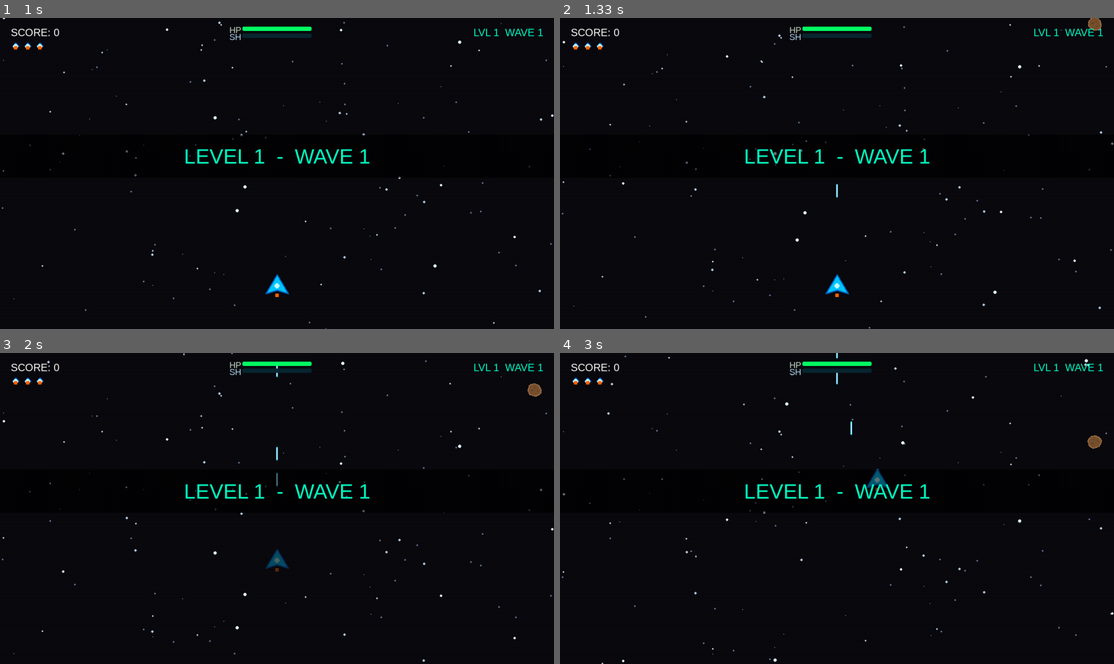
Above: before the commit, frames 1-4 (two rows, left to right).
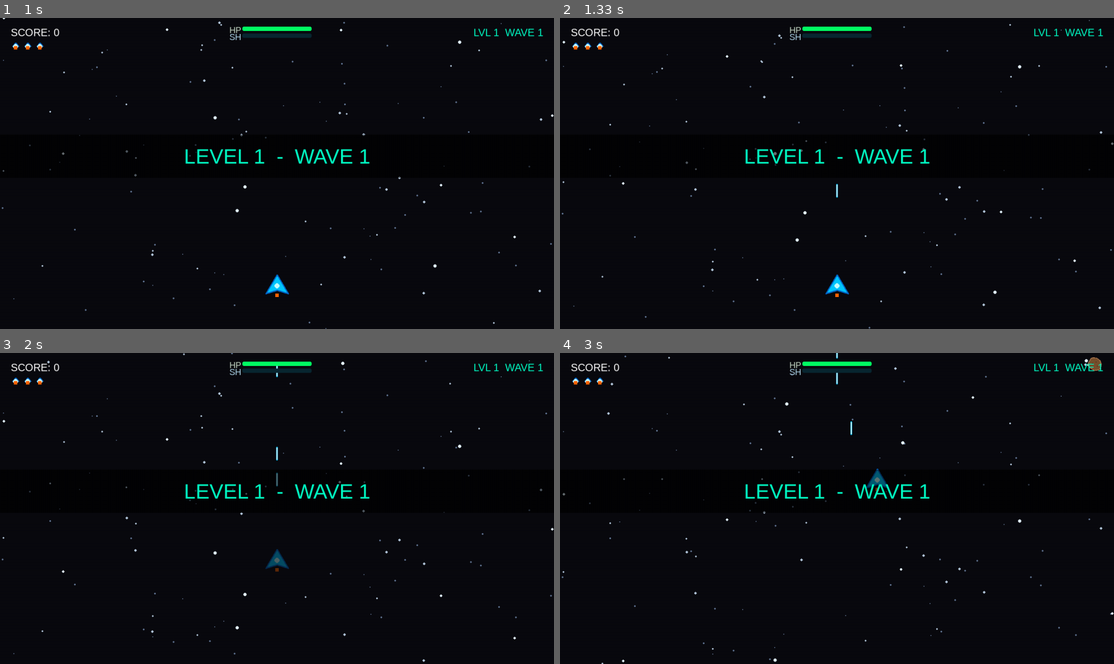
Above: after the commit, the same moments.

Repository: abdulqudoos181005/learning_pygame
Game: pygame game, started from src/game.py
Same seed, same stepped clock (60 frames per second), same inputs: the game is played once before the commit and once after it.
Inputs (mouse positions are in pixels of both pictures, inside the frame that each line leads up to):
- Up to frame 1 (1 s): click "Play Game" at 0.38 s; click "LEVEL 1" at 0.72 s
- Up to frame 2 (1.33 s): tap Space at 1 s
- Up to frame 3 (2 s): hold Esc 1.33-1.8 s; hold Up 1.33-1.8 s; move the mouse to (144, 511) at 1.37 s; tap Space at 1.4, 1.7 s; tap S at 1.88 s
- Up to frame 4 (3 s): hold Up 2.22-2.68 s; move the mouse to (920, 399) at 2.25 s; tap Space at 2.28, 2.58, 2.83 s; hold Right from 2.77 s (still down); move the mouse to (903, 536) at 2.8 s

Frame 1 is identical in both runs. In frame 2, less than 0.1% of the frame differs, in the area x 95-98%, y 0-5%; in frame 3, less than 0.1%; in frame 4, 0.2%, in the area x 95-98%, y 1-31%.

Commit message:
fixed the bugs in the 6th sprint

Diff:
--- a/src/sprites.py
+++ b/src/sprites.py
@@ -414,6 +414,7 @@
     SIZES = ("small", "medium", "large")
     COLORS = ("brown", "grey")
     DAMAGE_BY_SIZE = {"small": 8, "medium": 15, "large": 25}
+    HEALTH_BY_SIZE = {"small": 25, "medium": 45, "large": 70}
     SIZE_TO_SCALE = {"small": 32, "medium": 48, "large": 64}
 
     def __init__(self, game, x=None, y=None, size=None, color=None):
@@ -422,6 +423,8 @@
         self.size = size or random.choice(self.SIZES)
         self.color = color or random.choice(self.COLORS)
         self.damage = self.DAMAGE_BY_SIZE[self.size]
+        self.max_health = self.HEALTH_BY_SIZE[self.size]
+        self.health = self.max_health
 
         scale = self.SIZE_TO_SCALE[self.size]
         self.image = self.game.assets.get_image(f"asteroid_{self.size}_{self.color}", scale, scale)
@@ -431,16 +434,29 @@
         self.speed_x = random.uniform(-30, 30)
         self.spin = random.uniform(-35, 35)
         self.rotation = random.uniform(0, 360)
-
-    def update(self, dt):
-        self.rect.x += self.speed_x * dt
+        self.wobble = random.uniform(0, math.tau)
+        self.wobble_speed = random.uniform(0.7, 2.2)
+
+    def get_hit(self, damage):
+        self.health -= damage
+        if self.health <= 0:
+            self.kill()
+            return True
+        return False
+
+    def update(self, dt):
+        drift = math.sin(self.wobble) * 10
+        self.rect.x += (self.speed_x + drift) * dt
         self.rect.y += self.speed_y * dt
+        self.wobble += self.wobble_speed * dt
         self.rotation += self.spin * dt
-        self.image = pg.transform.rotate(self.game.assets.get_image(
+
+        base = self.game.assets.get_image(
             f"asteroid_{self.size}_{self.color}",
             self.SIZE_TO_SCALE[self.size],
             self.SIZE_TO_SCALE[self.size],
-        ), self.rotation)
+        )
+        self.image = pg.transform.rotate(base, self.rotation)
         self.rect = self.image.get_rect(center=self.rect.center)
 
         if self.rect.top > self.game.height + 40 or self.rect.left > self.game.width + 50 or self.rect.right < -50:
--- a/src/states.py
+++ b/src/states.py
@@ -417,6 +417,7 @@
         self.all_sprites.add(self.player)
         self.player.base_laser_tier = self._laser_tier_for_level(self.selected_level)
         self.player.activate_invincibility(4.0)
+        self.asteroid_timer = 1.5
 
         # Game stats
         self.score = 0
@@ -535,19 +536,57 @@
         # 6. COLLISION CHECKS
         self._check_collisions()
 
-    def _spawn_asteroid(self):
+    def _spawn_asteroid(self, size=None, x=None, y=None, color=None):
         """Spawns a hazard asteroid from the top of the screen."""
-        size = random.choices(["small", "medium", "large"], weights=[0.55, 0.30, 0.15])[0]
-        asteroid = Asteroid(self.game, x=random.randint(40, self.game.width - 40), y=-60, size=size)
+        size = size or random.choices(["small", "medium", "large"], weights=[0.55, 0.30, 0.15])[0]
+        asteroid = Asteroid(self.game, x=x or random.randint(40, self.game.width - 40), y=y or -60, size=size, color=color)
         self.asteroids.add(asteroid)
         self.all_sprites.add(asteroid)
+        return asteroid
+
+    def _break_asteroid(self, asteroid):
+        """Break a larger asteroid into smaller, damaging chunks."""
+        if asteroid.size == "small":
+            return
+
+        next_sizes = {"large": ["medium", "medium"], "medium": ["small", "small"]}
+        for child_size in next_sizes[asteroid.size]:
+            child = self._spawn_asteroid(
+                size=child_size,
+                x=asteroid.rect.centerx + random.randint(-12, 12),
+                y=asteroid.rect.centery + random.randint(-12, 12),
+                color=asteroid.color,
+            )
+            child.speed_x = asteroid.speed_x * 1.2 + random.uniform(-30, 30)
+            child.speed_y = asteroid.speed_y * 0.9 + random.uniform(15, 45)
+            child.rotation = random.uniform(0, 360)
+            child.spin = random.uniform(-80, 80)
 
     def _check_collisions(self):
         """Handles hitbox intersections between game elements."""
+
+        asteroid_hits = pg.sprite.groupcollide(self.asteroids, self.player_lasers, False, True)
+        for asteroid, lasers in asteroid_hits.items():
+            for laser in lasers:
+                if asteroid.get_hit(laser.damage):
+                    spawn_explosion(self.particles, asteroid.rect.centerx, asteroid.rect.centery, color=(170, 120, 80), count=24)
+                    self._break_asteroid(asteroid)
+                    self.score += asteroid.max_health // 2
+                    break
+                spawn_sparks(self.particles, laser.rect.centerx, laser.rect.centery, (0, 0), color=(255, 180, 120), count=6)
+
+        missile_hits = pg.sprite.groupcollide(self.asteroids, self.missiles, False, True)
+        for asteroid, missiles_hit in missile_hits.items():
+            for _ in missiles_hit:
+                if asteroid.get_hit(Missile.DAMAGE):
+                    spawn_explosion(self.particles, asteroid.rect.centerx, asteroid.rect.centery, color=(255, 150, 0), count=30)
+                    self._break_asteroid(asteroid)
+                    self.score += asteroid.max_health // 2
 
         # 0. Asteroids hitting the player
         player_asteroid_hits = pg.sprite.spritecollide(self.player, self.asteroids, True)
         for asteroid in player_asteroid_hits:
+            self.trigger_shake(0.22, 8)
             spawn_explosion(self.particles, asteroid.rect.centerx, asteroid.rect.centery, color=(150, 110, 80), count=18)
             if self.player.get_hit(asteroid.damage):
                 spawn_explosion(self.particles, self.player.rect.centerx, self.player.rect.centery, color=(0, 200, 255), count=40)
--- /dev/null
+++ b/verify_sprint6.py
@@ -0,0 +1,23 @@
+import os
+import sys
+import pathlib
+import py_compile
+import pygame
+
+os.environ['SDL_VIDEODRIVER'] = 'dummy'
+os.environ['SDL_AUDIODRIVER'] = 'dummy'
+
+root = pathlib.Path(r'd:\projects\learning_pygame\src')
+files = sorted(root.glob('*.py'))
+for f in files:
+    py_compile.compile(str(f), doraise=True)
+
+sys.path.insert(0, r'd:\projects\learning_pygame\src')
+import level_system, sprites, states
+
+print('compile_ok', len(files))
+print('imports_ok', level_system.LevelSystem(1).level_number, sprites.Player.__name__, states.PlayState.__name__, sprites.Asteroid.__name__)
+
+pygame.init()
+pygame.display.set_mode((1280, 720))
+pygame.quit()
